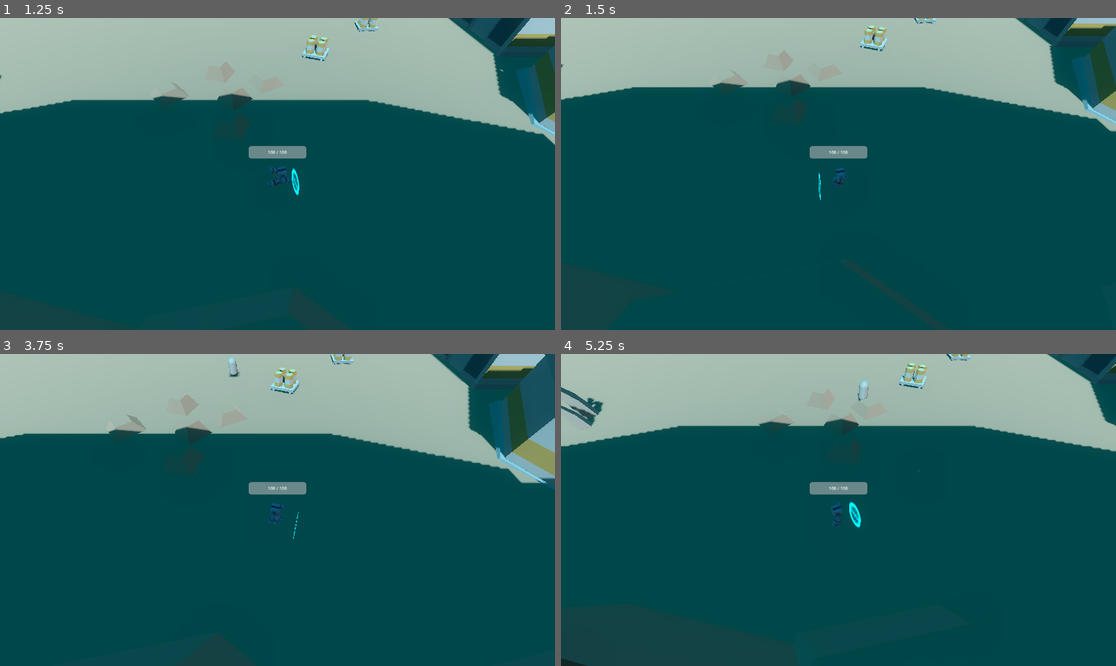
Above: before the commit, frames 1-4 (two rows, left to right).
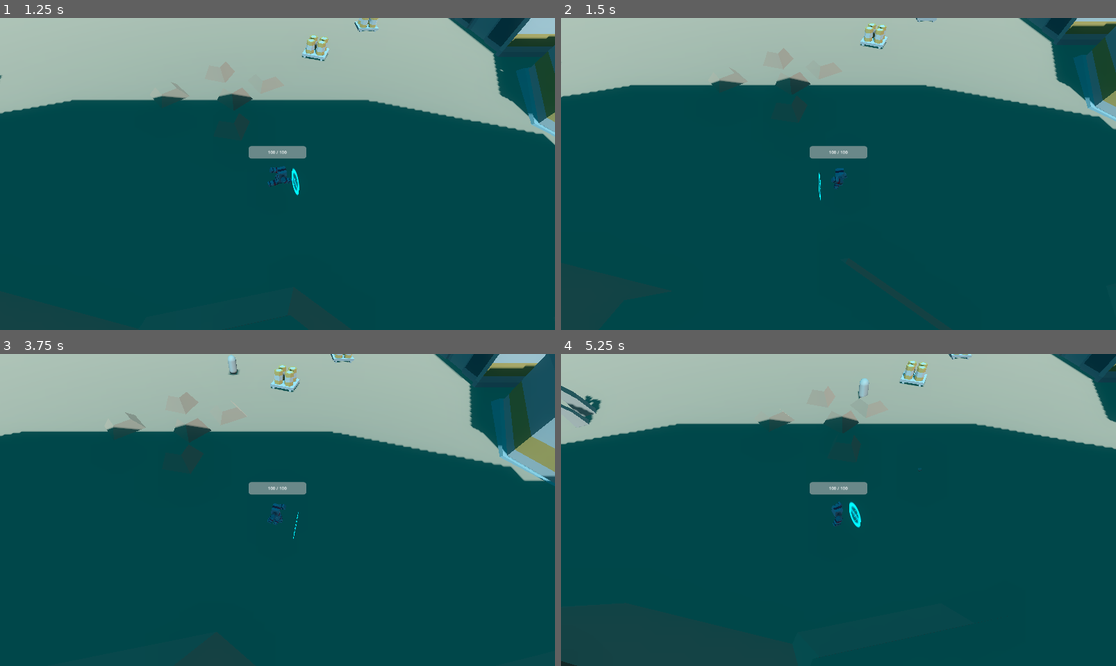
Above: after the commit, the same moments.

Repository: RayL4D/Rebound-Protocol
Game: Godot game, scene res://scenes/levels/arena_base.tscn
Two runs of this game, one before a commit and one after it. Both use one fixed random seed, a clock stepped at 60 frames per second and the inputs below.
Inputs (mouse positions are in pixels of both pictures, inside the frame that each line leads up to):
- Up to frame 1 (1.25 s): tap Enter at 0.5 s; move the mouse to (399, 158) at 0.52 s; hold D (move_right) from 0.53 s (still down); click (399, 158) at 0.6 s; tap Space (jump) at 0.77 s
- Up to frame 2 (1.5 s): move the mouse to (727, 189) at 1.27 s; release D (move_right) at 1.28 s; hold S (move_backward) from 1.28 s (still down); click (727, 189) at 1.35 s
- Up to frame 3 (3.75 s): tap Space (jump) at 1.52, 3.02 s; move the mouse to (333, 441) at 2.02 s; release S (move_backward) at 2.03 s; hold D (move_right) 2.03-2.78 s; click (333, 441) at 2.1 s; move the mouse to (249, 572) at 2.77 s; hold W (move_forward) 2.78-3.53 s; click (249, 572) at 2.85 s; move the mouse to (444, 556) at 3.52 s; hold A (move_left) from 3.53 s (still down); click (444, 556) at 3.6 s
- Up to frame 4 (5.25 s): tap Space (jump) at 3.77, 4.52 s; move the mouse to (672, 463) at 4.27 s; click (672, 463) at 4.35 s; move the mouse to (866, 510) at 5.02 s; release A (move_left) at 5.03 s; hold S (move_backward) from 5.03 s (still down); click (866, 510) at 5.1 s

Frame 1 is identical in both runs. In frame 2, 2.2% of the frame differs, in the area x 0-100%, y 0-55%; in frame 3, 2.7%; in frame 4, 1.9%.

Commit message:
Tweak player transforms/fall; fix Shield material
Add a fall_multiplier to the Player (3.5) and adjust torso/arm/head Transform3D values to correct model pose. In Shield.gd, improve ShaderMaterial lookup by checking material_override first and falling back to get_surface_override_material(0); keep the error if no ShaderMaterial is found.

Diff:
--- a/scenes/player/player.tscn
+++ b/scenes/player/player.tscn
@@ -69,6 +69,7 @@
 [node name="Player" type="CharacterBody3D" unique_id=222719199]
 script = ExtResource("1_8afob")
 jump_force = 5.0
+fall_multiplier = 3.5
 
 [node name="SpringArm3D" type="SpringArm3D" parent="." unique_id=2018840139]
 transform = Transform3D(1, 0, 0, 0, 0.57357645, 0.81915206, 0, -0.81915206, 0.57357645, 0, 0, 0)
@@ -80,16 +81,16 @@
 transform = Transform3D(0.4, 0, 0, 0, 0.4, 0, 0, 0, 0.4, 0, 0, 0)
 
 [node name="torso" parent="RobotModel/character-g/root" parent_id_path=PackedInt32Array(1575018680, 91212867) index="2" unique_id=1572204047]
-transform = Transform3D(1, 0, 0, 0, 0.9992298, -0.039240446, 0, 0.039240446, 0.9992298, 0, 0.7, 0)
+transform = Transform3D(1, 0, 0, 0, 0.9999961, -0.0027830333, 0, 0.0027830333, 0.9999961, 0, 0.7, 0)
 
 [node name="arm-left" parent="RobotModel/character-g/root/torso" index="0" unique_id=1539902478]
-transform = Transform3D(1, 0, 0, 0, 0.9930753, -0.117479645, 0, 0.117479645, 0.9930753, 0.4000001, 1.1, -0.099999905)
+transform = Transform3D(1, 0, 0, 0, 0.99996513, -0.008349, 0, 0.008349, 0.99996513, 0.4000001, 1.1, -0.099999905)
 
 [node name="arm-right" parent="RobotModel/character-g/root/torso" index="1" unique_id=822799953]
-transform = Transform3D(1, 0, 0, 0, 0.9930753, -0.117479645, 0, 0.117479645, 0.9930753, -0.4000001, 1.1, -0.099999905)
+transform = Transform3D(1, 0, 0, 0, 0.99996513, -0.008349, 0, 0.008349, 0.99996513, -0.4000001, 1.1, -0.099999905)
 
 [node name="head" parent="RobotModel/character-g/root/torso" index="2" unique_id=793382359]
-transform = Transform3D(0.09930753, 0, -0.011747965, 0, 0.1, 0, 0.011747965, 0, 0.09930753, 0, 1.2, 0)
+transform = Transform3D(0.099996515, 0, -0.00083489995, 0, 0.1, 0, 0.00083489995, 0, 0.099996515, 0, 1.2, 0)
 
 [node name="CollisionShape3D" type="CollisionShape3D" parent="." unique_id=836211236]
 shape = SubResource("CapsuleShape3D_8afob")
--- a/scripts/player/Shield.gd
+++ b/scripts/player/Shield.gd
@@ -42,8 +42,10 @@
 	hit_area.area_entered.connect(_on_bullet_entered)
 	parry_timer.parry_resolved.connect(_on_parry_resolved)
 
-	# Récupérer le ShaderMaterial configuré dans l'éditeur
+	# Chercher le ShaderMaterial : d'abord en Material Override, sinon en surface 0
 	_shield_mat = _mesh_instance.material_override as ShaderMaterial
+	if _shield_mat == null:
+		_shield_mat = _mesh_instance.get_surface_override_material(0) as ShaderMaterial
 	if _shield_mat == null:
 		push_error("Shield: aucun ShaderMaterial trouvé sur ShieldMesh — vérifie l'éditeur.")
 		return
